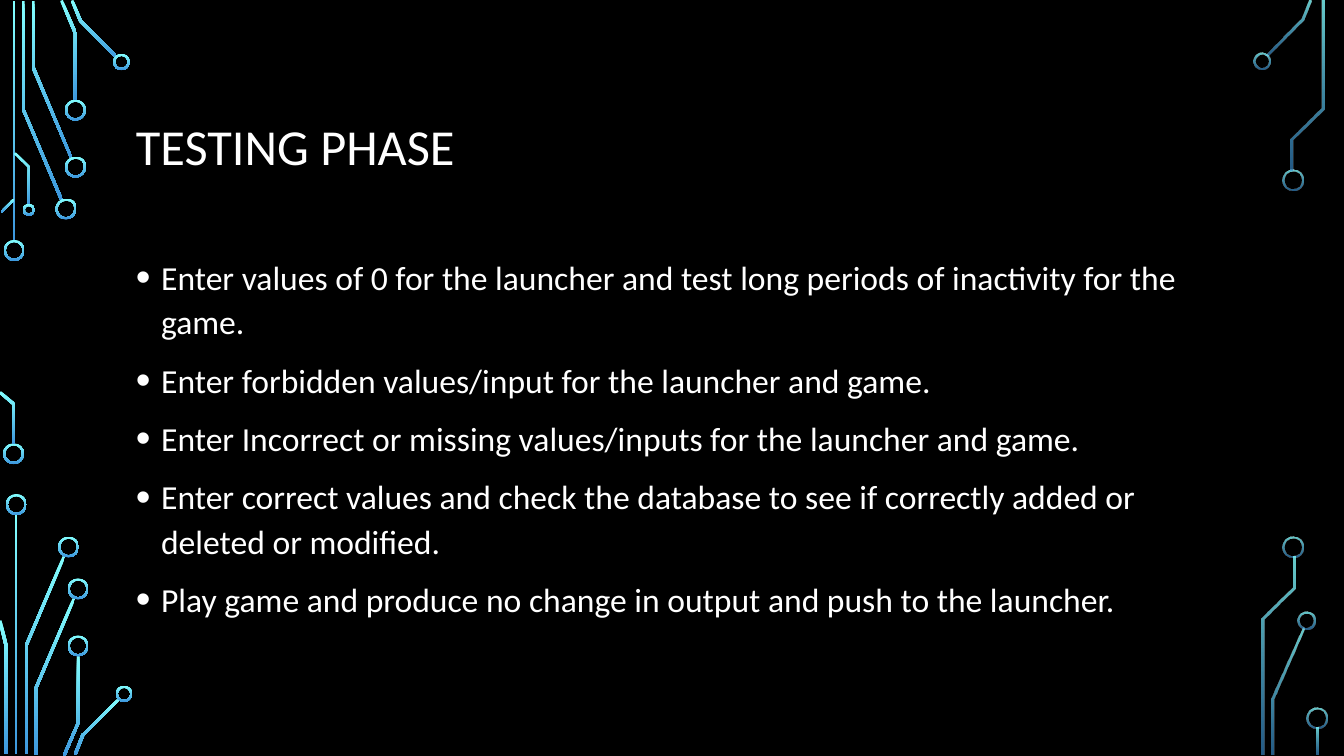
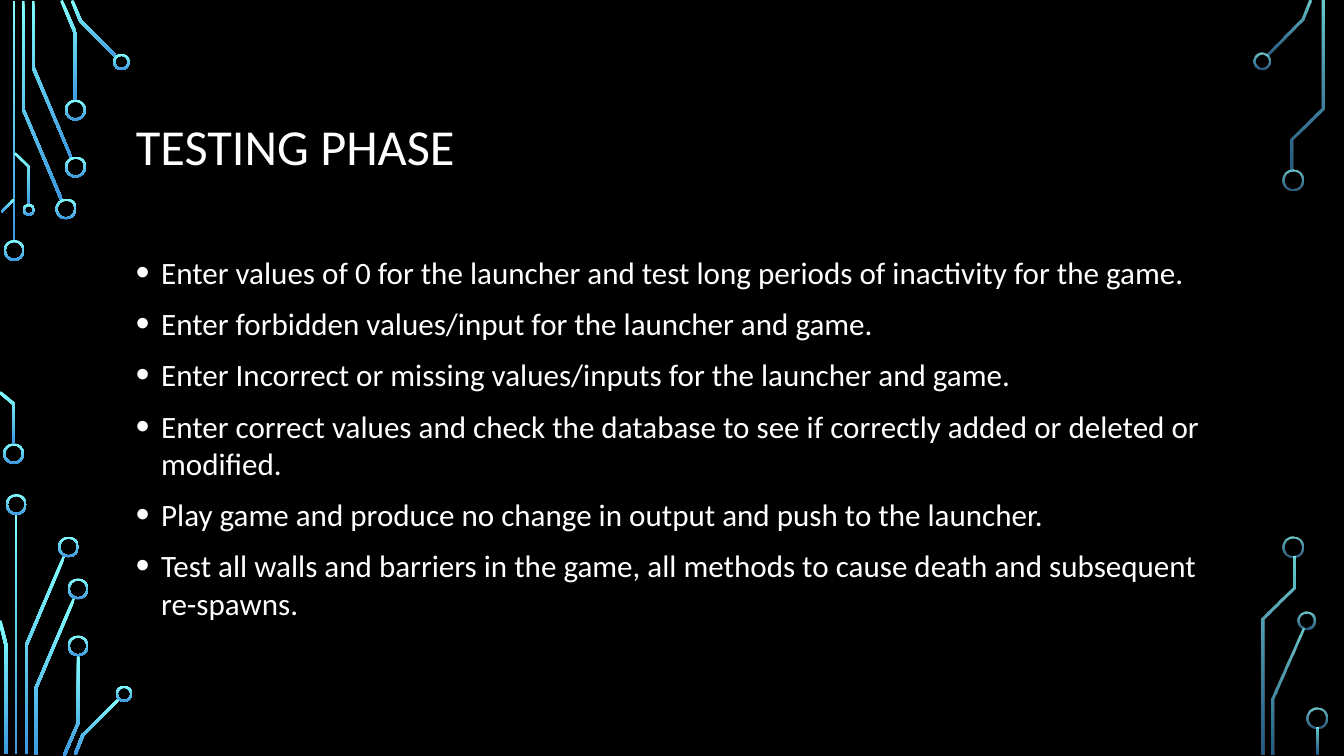
Before and after one commit to Team7-SoftEng/Asset-Development, a slide deck: slide 10 of Gate of GAbethulu.pptx. Drawn at 1344x756 pixels with LibreOffice and Linux fonts; fonts in the diff are those of the drawing; background and template pictures are left out. Boxes give left, top, right and bottom in pixels: in the first picture for what was removed or moved away, otherwise in the second. Text is boxed around its words. In the diff, an @@ line names an element or a change of style, - is before the commit and + after.

Commit message:
More editing to the powerpoint-- Teshing phase

```diff
--- a/Gate of GAbethulu.pptx
+++ b/Gate of GAbethulu.pptx
@@ text at (161, 262, 1199, 532): size 24 to 22.2 pt in "Enter values of 0 for the launcher ...", "Enter forbidden values/input for the launcher and ...", "Enter Incorrect or missing values/inputs for the ...", "Enter correct values and check the database ..." and 1 more places; line spacing 1.1 to 1 @@
@@ text at (161, 555, 1196, 620): paragraph added @@
+• Test all walls and barriers in the game, all methods to cause death and subsequent re-spawns.
```
Also in this commit, not shown: 1 slide added, 1 slide removed.
